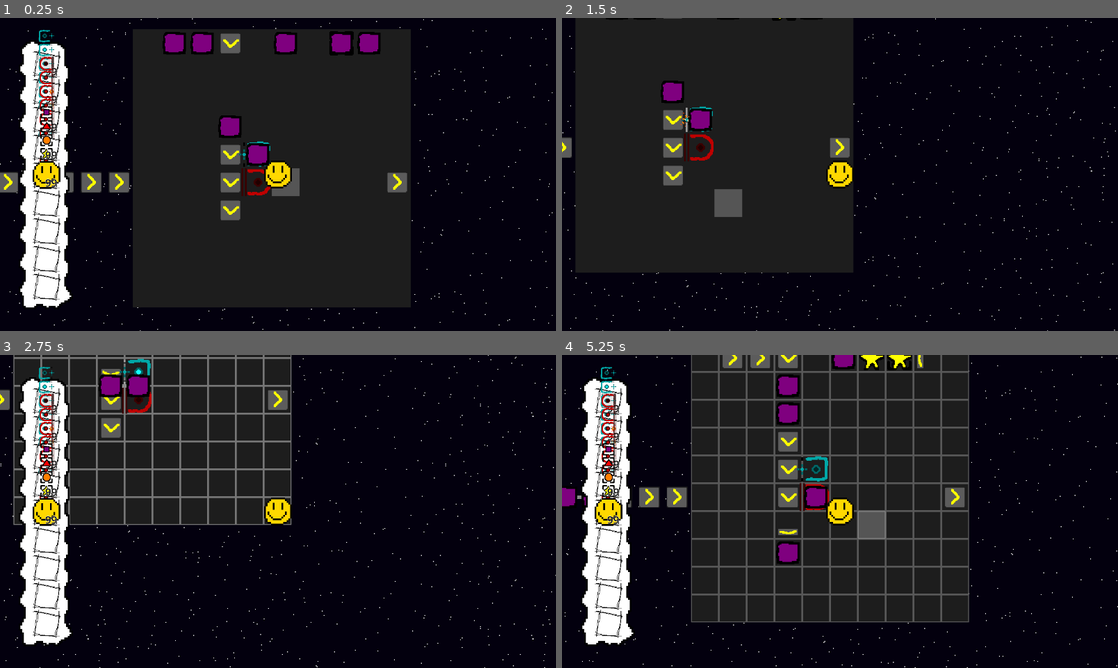
Above: before the commit, frames 1-4 (two rows, left to right).
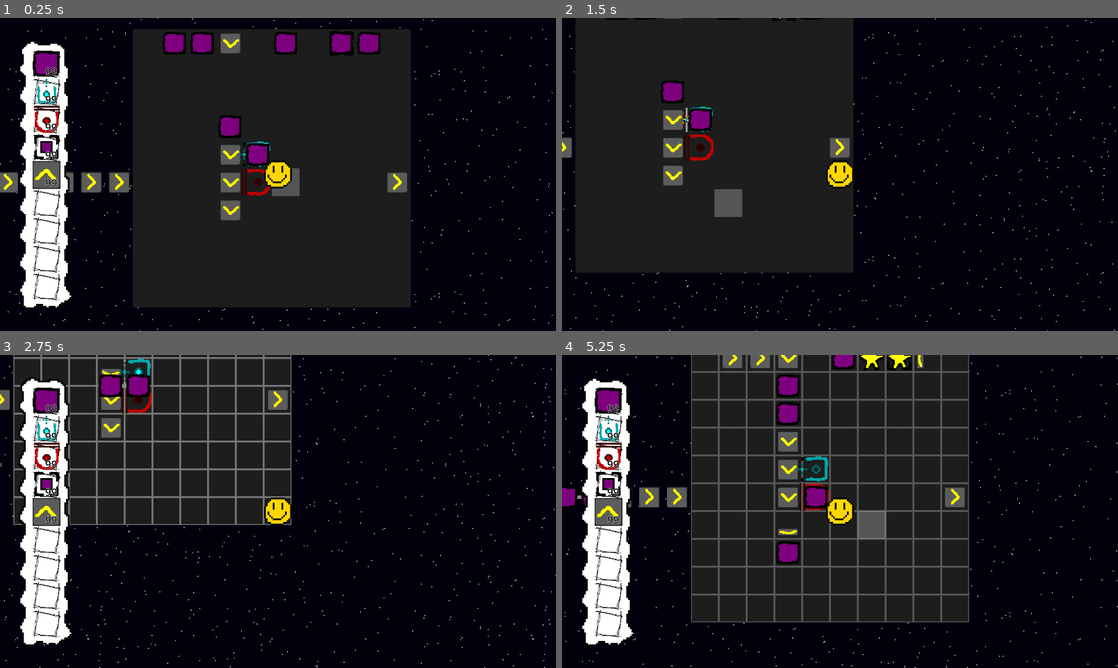
Above: after the commit, the same moments.

Repository: Stev51/gmtk-jam-2025
Game: Godot game, scene res://scenes/main.tscn
Same seed, same stepped clock (60 frames per second), same inputs: the game is played once before the commit and once after it.
Inputs (mouse positions are in pixels of both pictures, inside the frame that each line leads up to):
- Up to frame 1 (0.25 s): no input
- Up to frame 2 (1.5 s): tap Enter at 0.5 s; move the mouse to (962, 158) at 0.52 s; hold Right (ui_right) 0.53-1.28 s; hold I (inv_toggle) 0.53-1.28 s; click (962, 158) at 0.67 s; move the mouse to (728, 190) at 1.27 s; hold Down (ui_down) from 1.28 s (still down); tap E at 1.35 s
- Up to frame 3 (2.75 s): move the mouse to (333, 442) at 2.02 s; release Down (ui_down) at 2.03 s; hold Right (ui_right) from 2.03 s (still down); hold I (inv_toggle) from 2.03 s (still down)
- Up to frame 4 (5.25 s): move the mouse to (812, 574) at 2.77 s; release Right (ui_right) at 2.78 s; release I (inv_toggle) at 2.78 s; hold Up (ui_up) 2.78-3.53 s; tap E at 2.85, 4.35 s; click (812, 574) at 2.92 s; move the mouse to (1006, 558) at 3.52 s; hold I (inv_toggle) 3.53-4.28 s; hold Left (ui_left) 3.53-5.03 s; move the mouse to (673, 464) at 4.27 s; move the mouse to (867, 511) at 5.02 s; hold Down (ui_down) from 5.03 s (still down); hold I (inv_toggle) from 5.03 s (still down); click (867, 511) at 5.17 s

The runs differ from the first frame. In frame 1, 1.6% of the frame differs, in the area x 5-11%, y 3-55%; in frame 2, nothing differs; in frame 3, 1.6%; in frame 4, 1.6%.

Commit message:
Readable inventory icons

Diff:
--- a/inventory/items/box_item.tres
+++ b/inventory/items/box_item.tres
@@ -2,11 +2,11 @@
 
 [ext_resource type="Script" uid="uid://cwu4lcg06dqqg" path="res://scripts/mechanism/box.gd" id="1_3jotf"]
 [ext_resource type="Script" uid="uid://dph3jhuv06vye" path="res://inventory/inventory_item.gd" id="2_3333x"]
-[ext_resource type="Texture2D" uid="uid://dv0a8f2cnshkr" path="res://assets/img/box/box.png" id="3_l112i"]
+[ext_resource type="Texture2D" uid="uid://cl5ev0ar2mox2" path="res://assets/img/items/box_item.png" id="3_3jotf"]
 
 [resource]
 script = ExtResource("2_3333x")
 name = "Box"
-texture = ExtResource("3_l112i")
+texture = ExtResource("3_3jotf")
 placed_mech = ExtResource("1_3jotf")
 metadata/_custom_type_script = "uid://dph3jhuv06vye"
--- a/inventory/items/combiner_item.tres
+++ b/inventory/items/combiner_item.tres
@@ -2,11 +2,11 @@
 
 [ext_resource type="Script" uid="uid://bgrd02vfhhk7h" path="res://scripts/mechanism/combiner.gd" id="1_i7f8n"]
 [ext_resource type="Script" uid="uid://dph3jhuv06vye" path="res://inventory/inventory_item.gd" id="2_2kqm6"]
-[ext_resource type="Texture2D" uid="uid://dn88fsrs1bucd" path="res://assets/img/combiner.png" id="3_li0ln"]
+[ext_resource type="Texture2D" uid="uid://b1yn6xo4yp1xo" path="res://assets/img/items/combiner_item.png" id="3_i7f8n"]
 
 [resource]
 script = ExtResource("2_2kqm6")
 name = "Combiner"
-texture = ExtResource("3_li0ln")
+texture = ExtResource("3_i7f8n")
 placed_mech = ExtResource("1_i7f8n")
 metadata/_custom_type_script = "uid://dph3jhuv06vye"
--- a/inventory/items/cutter_item.tres
+++ b/inventory/items/cutter_item.tres
@@ -2,11 +2,11 @@
 
 [ext_resource type="Script" uid="uid://by0ja1e8oqd6o" path="res://scripts/mechanism/cutter.gd" id="1_ru325"]
 [ext_resource type="Script" uid="uid://dph3jhuv06vye" path="res://inventory/inventory_item.gd" id="2_wlqtn"]
-[ext_resource type="Texture2D" uid="uid://cc6s0g5d3cux5" path="res://assets/img/cutter.png" id="3_vk8e1"]
+[ext_resource type="Texture2D" uid="uid://cdjggkvsifggs" path="res://assets/img/items/cutter_item.png" id="3_ru325"]
 
 [resource]
 script = ExtResource("2_wlqtn")
 name = "Cutter"
-texture = ExtResource("3_vk8e1")
+texture = ExtResource("3_ru325")
 placed_mech = ExtResource("1_ru325")
 metadata/_custom_type_script = "uid://dph3jhuv06vye"
--- a/inventory/items/painter_item.tres
+++ b/inventory/items/painter_item.tres
@@ -2,11 +2,11 @@
 
 [ext_resource type="Script" uid="uid://cs3rqldutb7sk" path="res://scripts/mechanism/painter.gd" id="1_37fag"]
 [ext_resource type="Script" uid="uid://dph3jhuv06vye" path="res://inventory/inventory_item.gd" id="2_dgyt5"]
-[ext_resource type="Texture2D" uid="uid://cg5vqyug4ady" path="res://assets/img/painter.png" id="3_atmsw"]
+[ext_resource type="Texture2D" uid="uid://bthcfqjga0ggc" path="res://assets/img/items/painter_item.png" id="3_37fag"]
 
 [resource]
 script = ExtResource("2_dgyt5")
 name = "Painter"
-texture = ExtResource("3_atmsw")
+texture = ExtResource("3_37fag")
 placed_mech = ExtResource("1_37fag")
 metadata/_custom_type_script = "uid://dph3jhuv06vye"
--- a/inventory/items/pusher_item.tres
+++ b/inventory/items/pusher_item.tres
@@ -2,11 +2,11 @@
 
 [ext_resource type="Script" uid="uid://kp7hudwun0i7" path="res://scripts/mechanism/pusher.gd" id="1_klkld"]
 [ext_resource type="Script" uid="uid://dph3jhuv06vye" path="res://inventory/inventory_item.gd" id="2_opvag"]
-[ext_resource type="Texture2D" uid="uid://ckt3ht6w0n3hg" path="res://assets/img/player.png" id="3_7jdnw"]
+[ext_resource type="Texture2D" uid="uid://bmwmcf7pn2u3s" path="res://assets/img/items/pusher_item.png" id="3_klkld"]
 
 [resource]
 script = ExtResource("2_opvag")
 name = "Pusher"
-texture = ExtResource("3_7jdnw")
+texture = ExtResource("3_klkld")
 placed_mech = ExtResource("1_klkld")
 metadata/_custom_type_script = "uid://dph3jhuv06vye"
Binary file added: assets/img/items/box_item.png
Not shown, added: assets/img/items/box_item.png.import
Binary file added: assets/img/items/combiner_item.png
Not shown, added: assets/img/items/combiner_item.png.import
Binary file added: assets/img/items/cutter_item.png
Not shown, added: assets/img/items/cutter_item.png.import
Binary file added: assets/img/items/painter_item.png
Not shown, added: assets/img/items/painter_item.png.import
Binary file added: assets/img/items/pusher_item.png
Not shown, added: assets/img/items/pusher_item.png.import
